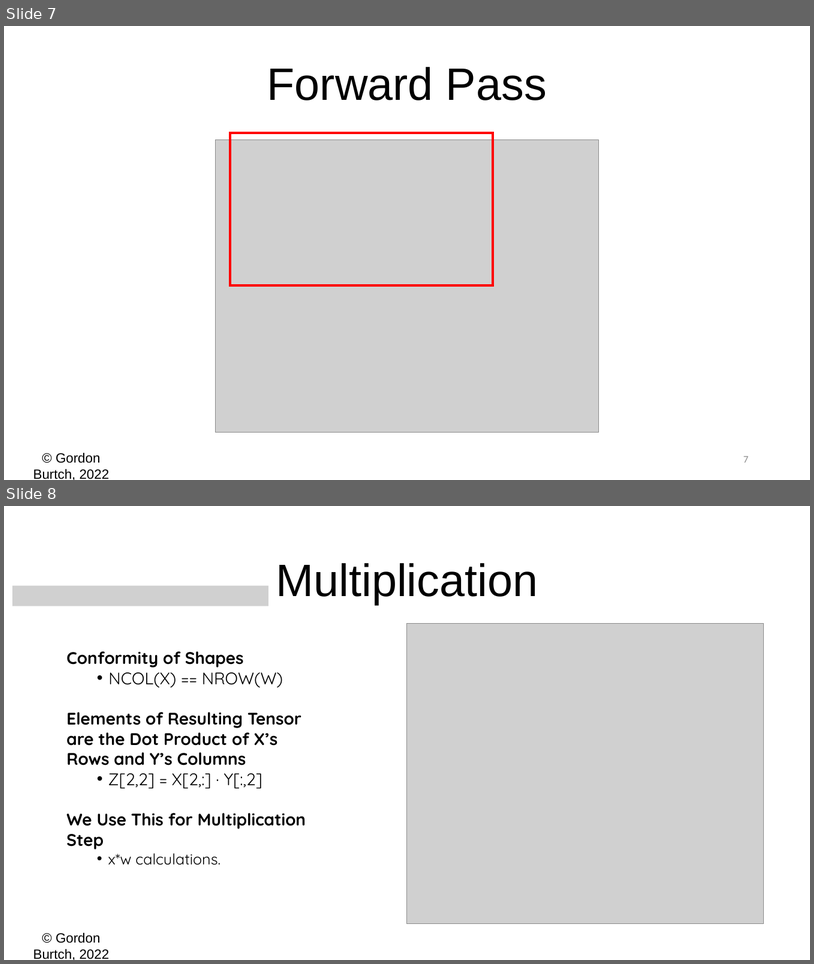
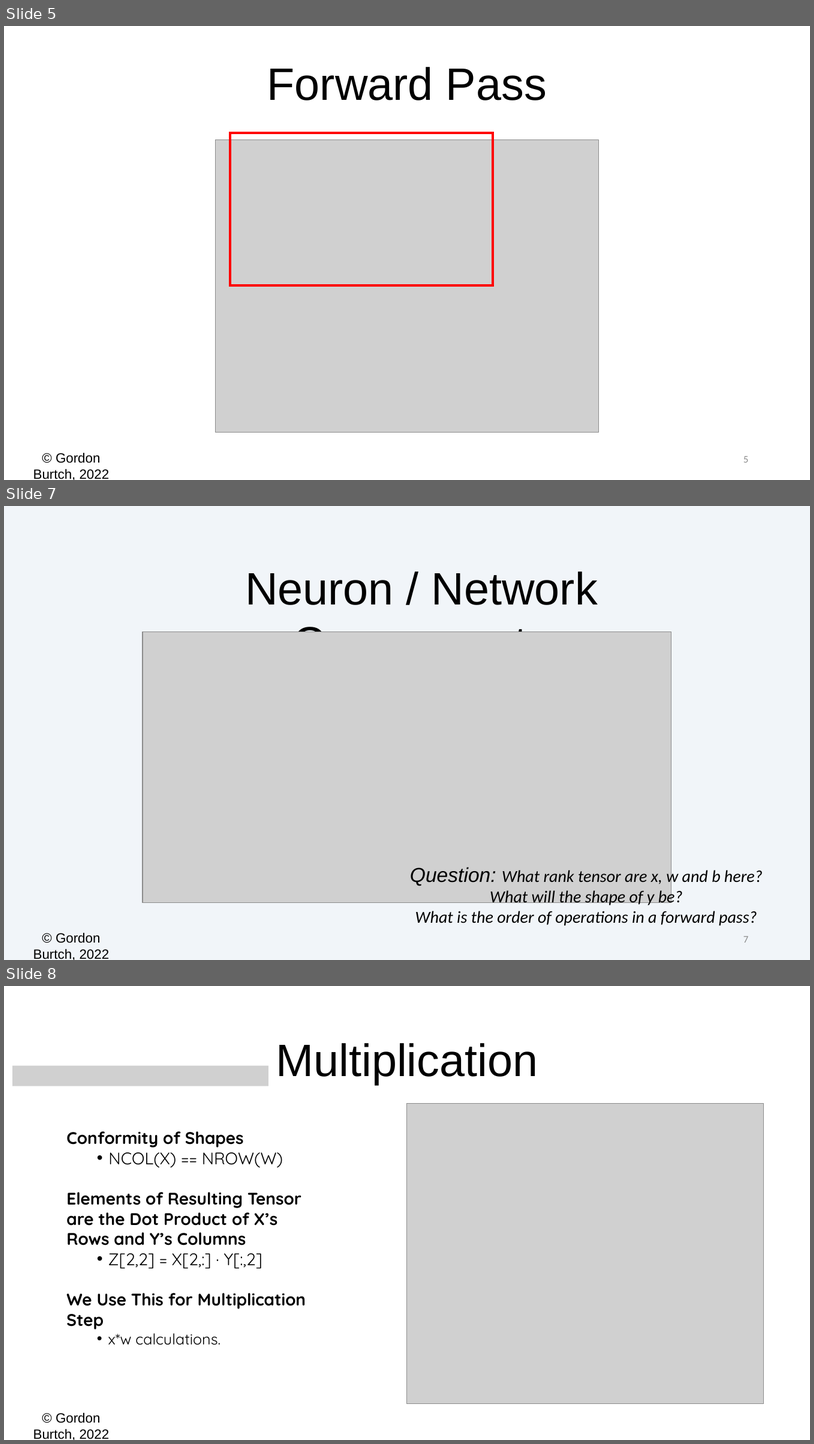
Before and after one commit to zizgao/BA865-2022, a slide deck: Week 2/02 - Math & Keras.pptx. Shown one above the other, each under a label of ours: slides 7 and 8 before the commit, slides 5, 7 and 8 after it; the slides between them are not shown. The pictures are 814x964 and 814x1444 pixels, drawn with LibreOffice and Linux fonts; fonts in the diff are those of the drawing; grey boxes stand for pictures. Boxes give left, top, right and bottom in pixels: in the first picture for what was removed or moved away, otherwise in the second. Text is boxed around its words. In the diff, an @@ line names an element or a change of style, - is before the commit and + after.

```diff
--- a/Week 2/02 - Math & Keras.pptx
+++ b/Week 2/02 - Math & Keras.pptx
@@ slide 7 added at [4, 506, 810, 960], background #F1F5F9; not listed: 1 template element that a slide beside it also shows @@
@@ text added at [245, 571, 598, 632], 54 pt, text #000000 @@
+Neuron / Network Components
@@ picture added at [143, 632, 672, 902] @@
@@ text added at [410, 867, 763, 925], 20 pt, text #000000, italic @@
+Question: What rank tensor are x, w and b here?
+What will the shape of y be?
+What is the order of operations in a forward pass?
@@ page number added at [744, 936, 749, 942], 12 pt, text #8C8C8C @@
+7
@@ what was slide 7 is now slide 5 @@
@@ page number at [744, 456, 749, 462]: text changed @@
-7
+5
```
Also in this commit, not shown: 2 slides changed, 2 other slides added, 2 slides removed, 2 other files.
